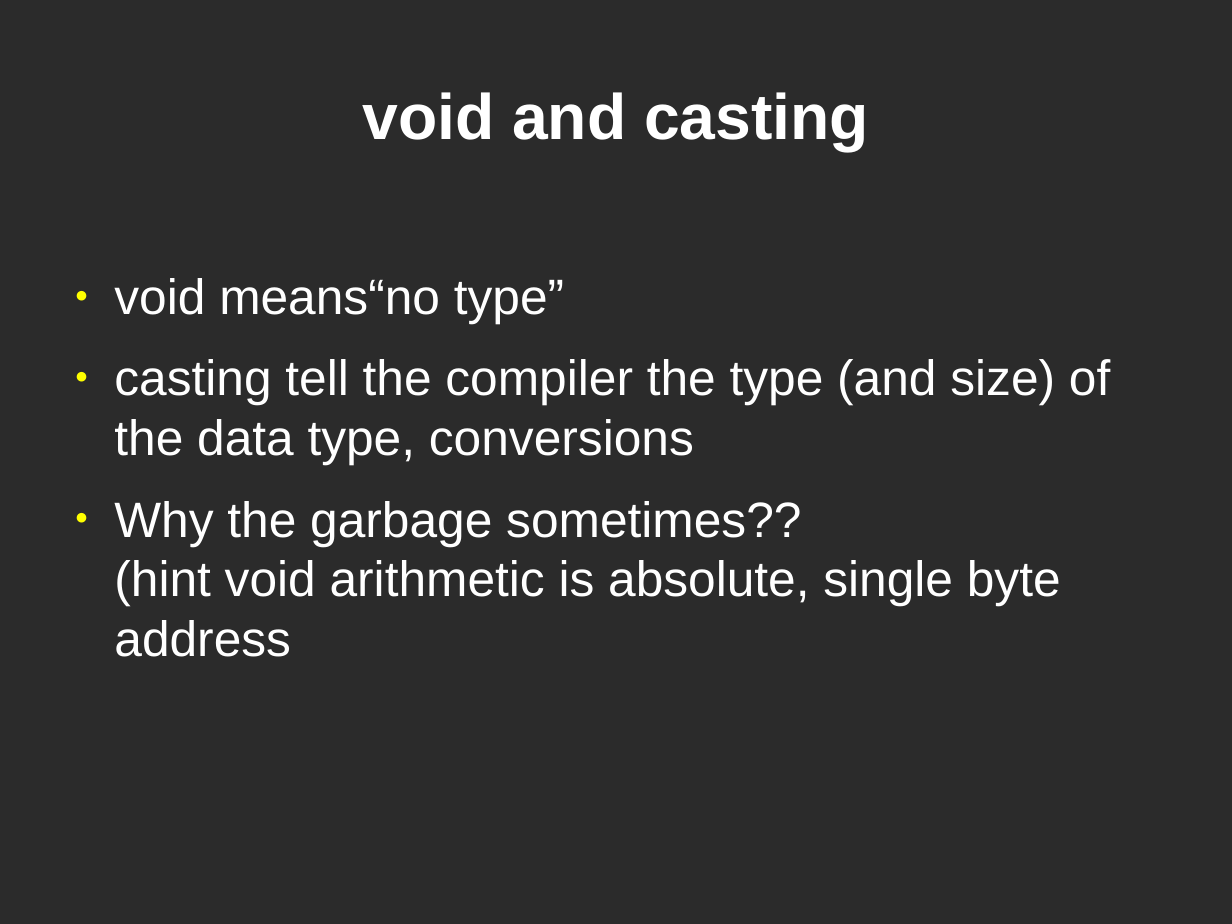
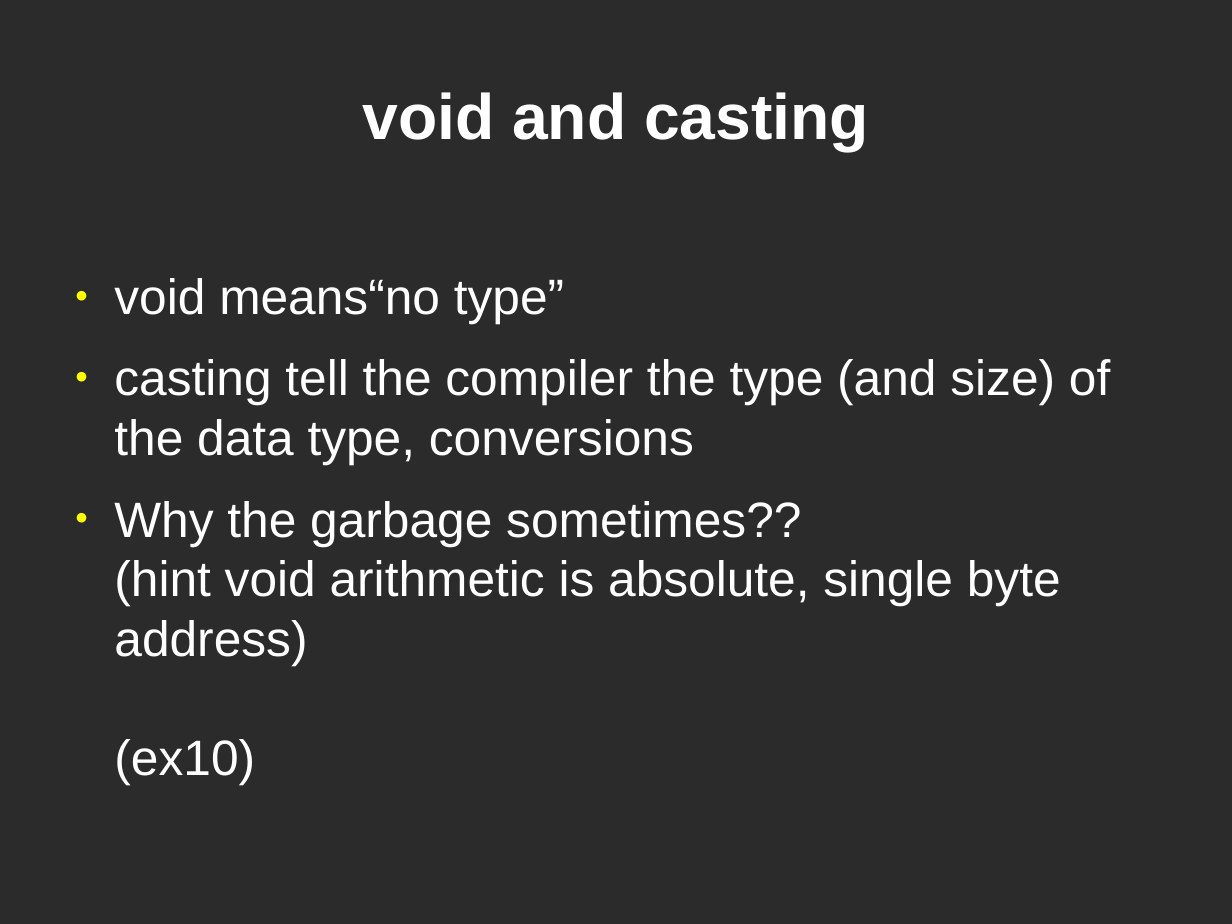
Before and after one commit to dklamet/class, a slide deck: slide 39 of docs/class.odp (slide 37 before the commit). Drawn at 1232x924 pixels with LibreOffice and Linux fonts; fonts in the diff are those of the drawing; background and template pictures are left out; a plain dark background stands for a picture behind light text. Boxes give left, top, right and bottom in pixels: in the first picture for what was removed or moved away, otherwise in the second. Text is boxed around its words. In the diff, an @@ line names an element or a change of style, - is before the commit and + after.

```diff
--- a/docs/class.odp
+++ b/docs/class.odp
@@ text at box(114, 501, 1061, 785): text changed @@
-● Why the garbage sometimes??
-  (hint void arithmetic is absolute, single byte address
+● Why the garbage sometimes??
+  (hint void arithmetic is absolute, single byte address)
+  (ex10)
```
Also in this commit, not shown: 1 other slide changed, 2 slides added, 4 other files.
